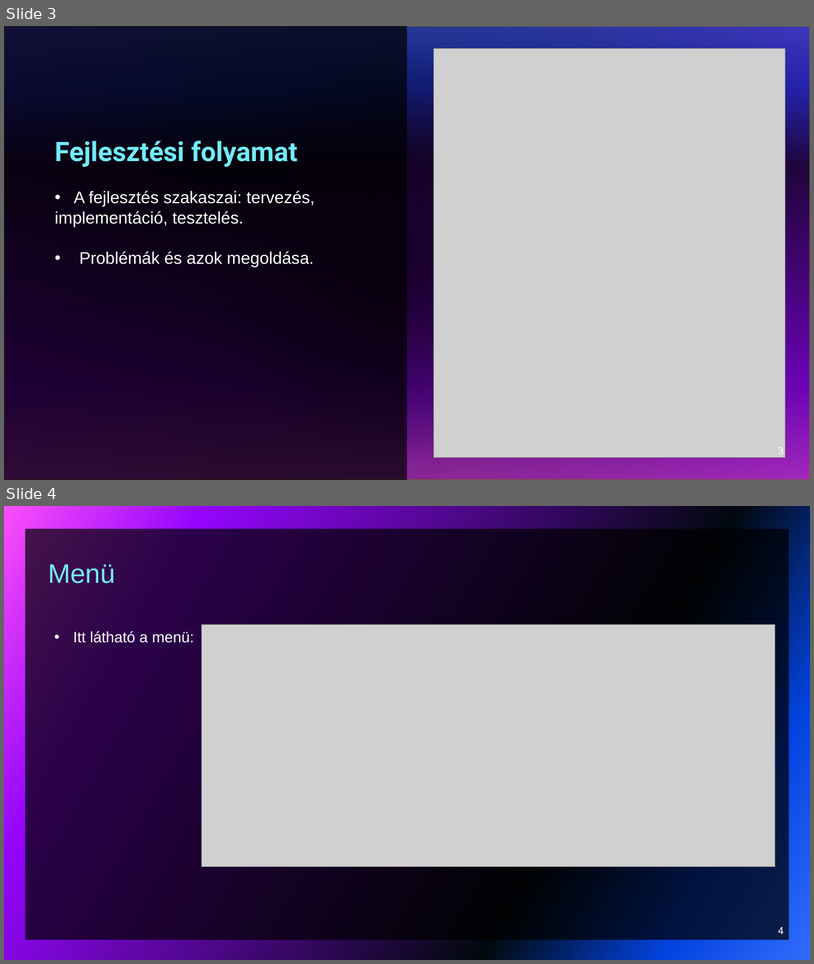
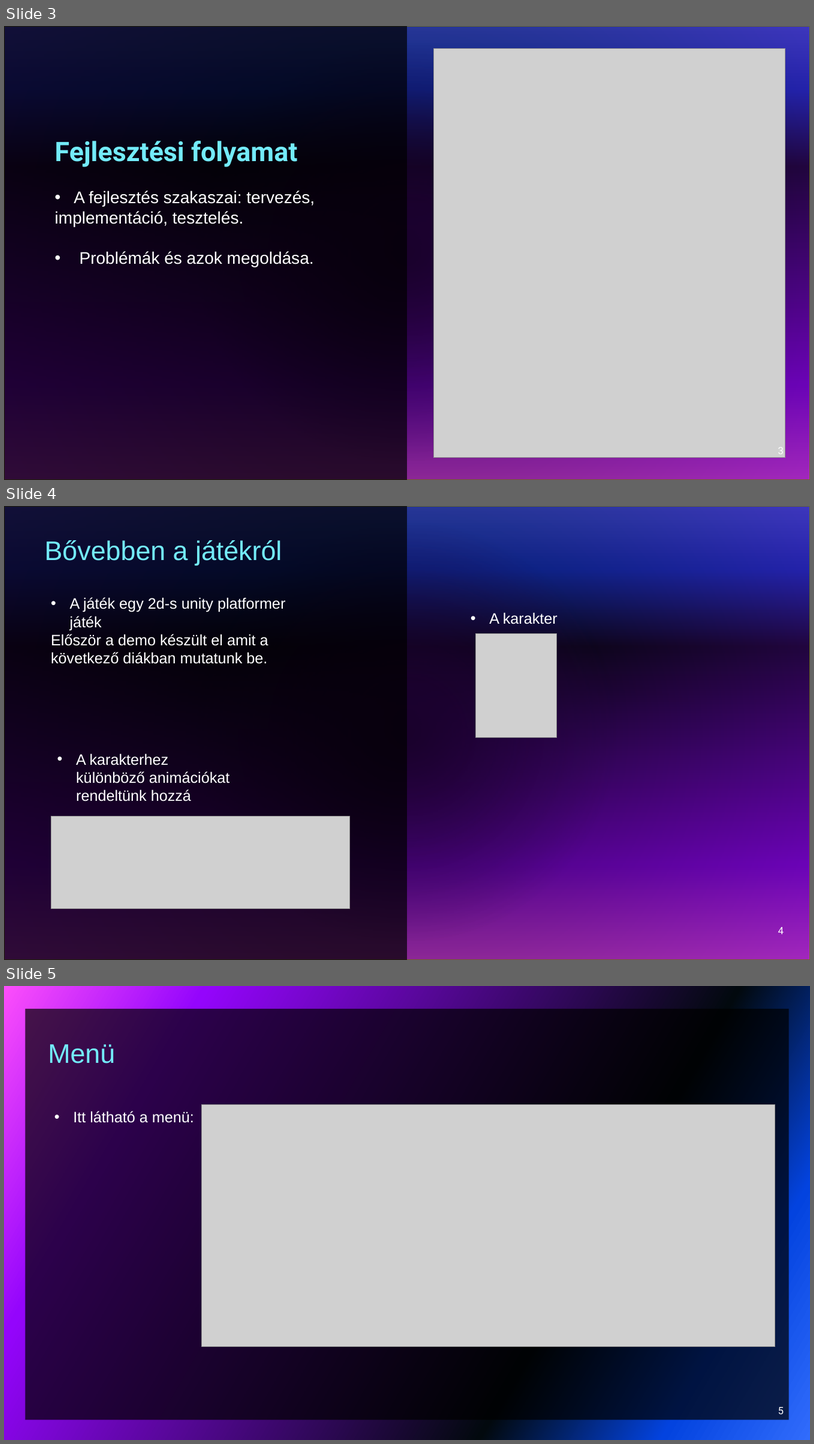
Before and after one commit to vargab3/Jumpermain, a slide deck: JUMPER.pptx. Shown one above the other, each under a label of ours: slides 3 and 4 before the commit, slides 3, 4 and 5 after it. The pictures are 814x964 and 814x1444 pixels, drawn with LibreOffice and Linux fonts; fonts in the diff are those of the drawing; grey boxes stand for pictures. Boxes give left, top, right and bottom in pixels: in the first picture for what was removed or moved away, otherwise in the second. Text is boxed around its words. In the diff, an @@ line names an element or a change of style, - is before the commit and + after.

```diff
--- a/JUMPER.pptx
+++ b/JUMPER.pptx
@@ slide 4 added at (4,506,810,960), background gradient #316CFC to #0343DF to #02090E to #9405FC to #FC4EFB; not listed: 2 template elements that a slide beside it also shows @@
@@ text added at (45,540,282,565), 32 pt, text #73EBF9 @@
+Bővebben a játékról
@@ text added at (51,597,285,664), 18 pt, text #FFFFFF @@
+• A játék egy 2d-s unity platformer játék
+Először a demo készült el amit a következő diákban mutatunk be.
@@ text added at (489,612,558,624), 18 pt, text #FFFFFF @@
+• A karakter
@@ picture added at (476,634,557,738) @@
@@ text added at (76,753,230,801), 18 pt, text #FFFFFF @@
+• A karakterhez különböző animációkat rendeltünk hozzá
@@ picture added at (51,816,350,908) @@
@@ page number added at (779,927,784,934), 12 pt, text #FFFFFF @@
+4
@@ what was slide 4 is now slide 5 @@
@@ page number at (779,1407,784,1414): text changed @@
-4
+5
```
Also in this commit, not shown: 1 slide changed, 4 other slides added, 8 slides removed.
